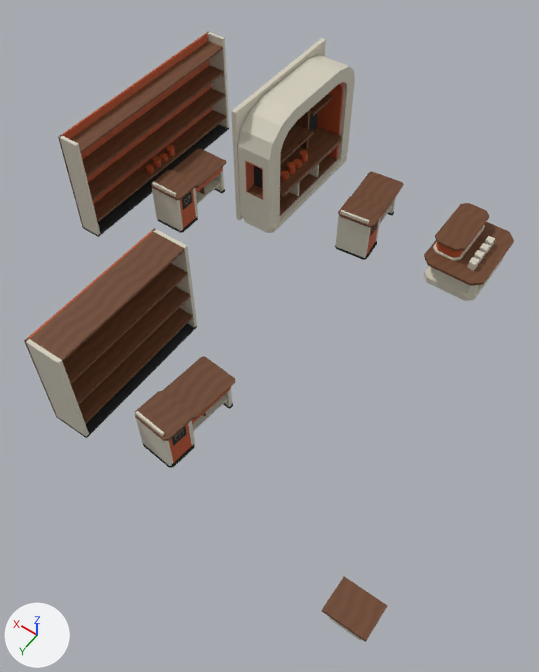
Renders of the glTF model external_packages/shopping_promenade_20261009/exports/SHOP_D09_P72_F314__fitout.glb from each side of a commit.
The view is the same before and after, from a camera (50 mm lens) standing at (-5.66, 8.57, 12.27) and looking at (-0.32, 1.1, 0.53). The lights are fixed; the arrows at lower left show +X, +Y and +Z. The picture after the commit comes second. Vertices at exactly the same position are counted once.

Objects in the first picture: 'SHOP_D09_P72_F314__fitout__dark_rubber', 'SHOP_D09_P72_F314__fitout__ivory_enamel', 'SHOP_D09_P72_F314__fitout__retail_terracotta_enamel', 'SHOP_D09_P72_F314__fitout__warm_walnut' and 1 more.
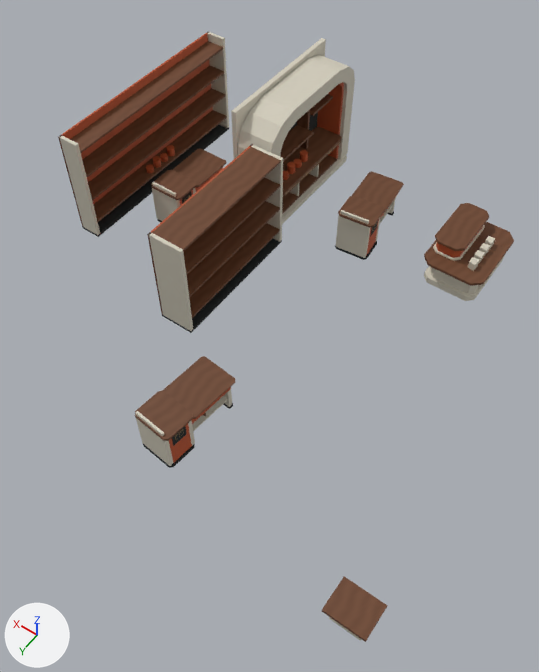
Changed parts and their boxes (x1, y1, x2, y2) in the pictures (539 x 672 px; the box of a moved part takes in the faces that stretch with it):
'SHOP_D09_P72_F314__fitout__warm_walnut', reshaped (8% narrower): before (30, 41, 514, 642); after (70, 41, 514, 642)
'SHOP_D09_P72_F314__fitout__ivory_enamel', reshaped (7% narrower): before (25, 31, 504, 641); after (58, 31, 504, 641)
'SHOP_D09_P72_F314__fitout__retail_terracotta_enamel', reshaped (7% narrower): before (24, 32, 483, 463); after (58, 32, 483, 463)
'SHOP_D09_P72_F314__fitout__dark_rubber', reshaped (8% narrower): before (56, 112, 394, 468); after (83, 112, 394, 468)
part 1 of me_shop_d09_p72_f314__fitout__dark_rubber, moved or reshaped: before (56, 323, 197, 438); after (162, 238, 282, 333)
part 2 of me_shop_d09_p72_f314__fitout__ivory_enamel, moved or reshaped: before (25, 339, 89, 436); after (148, 232, 193, 331)
part 3 of me_shop_d09_p72_f314__fitout__ivory_enamel, moved or reshaped: before (152, 228, 197, 328); after (250, 145, 283, 242)
part 4 of me_shop_d09_p72_f314__fitout__retail_terracotta_enamel, moved or reshaped: before (24, 229, 156, 416); after (147, 144, 253, 314)
part 5 of me_shop_d09_p72_f314__fitout__warm_walnut, moved or reshaped: before (79, 308, 193, 424); after (189, 223, 280, 318)
part 6 of me_shop_d09_p72_f314__fitout__warm_walnut, moved or reshaped: before (71, 286, 191, 405); after (186, 201, 280, 297)
part 7 of me_shop_d09_p72_f314__fitout__warm_walnut, moved or reshaped: before (63, 263, 188, 384); after (183, 177, 281, 275)
part 8 of me_shop_d09_p72_f314__fitout__warm_walnut, moved or reshaped: before (30, 232, 185, 362); after (152, 147, 281, 251)

Diff of the bpy script that builds the scene:
```diff
--- a/external_packages/shopping_promenade_20261009/exports/SHOP_D09_P72_F314__fitout.glb.py
+++ b/external_packages/shopping_promenade_20261009/exports/SHOP_D09_P72_F314__fitout.glb.py
@@ me_shop_d09_p72_f314__fitout__dark_rubber @@
 # used by ob_shop_d09_p72_f314__fitout__dark_rubber; location = (0.0, 0.0, 0.0)
-me_shop_d09_p72_f314__fitout__dark_rubber.from_pydata(...)  # 228 vertices, 380 faces; spans x -3.06..5.35, y -5.0..4.75, z 0.0..2.49
+me_shop_d09_p72_f314__fitout__dark_rubber.from_pydata(...)  # 228 vertices, 380 faces; spans x -3.06..5.35, y -5.0..4.32, z 0.0..2.49
+# me_shop_d09_p72_f314__fitout__dark_rubber part 1: the loose piece of 8 vertices spanning x 1.3..2.1, y 1.45..4.75, z 0.0..0.06 is moved by (0.0, -3.1, 0.0)
 me_shop_d09_p72_f314__fitout__dark_rubber.materials.append(mat_astraea_dark_rubber)
@@ me_shop_d09_p72_f314__fitout__ivory_enamel @@
 me_shop_d09_p72_f314__fitout__ivory_enamel.from_pydata(...)  # 376 vertices, 650 faces; spans x -4.8..5.35, y -5.05..4.9, z 0.0..3.0
 # used by ob_shop_d09_p72_f314__fitout__ivory_enamel; location = (0.0, 0.0, 0.0)
+# me_shop_d09_p72_f314__fitout__ivory_enamel part 2: the loose piece of 8 vertices spanning x 1.3..2.1, y 4.67..4.75, z 0.06..2.4 is moved by (0.0, -3.1, 0.0)
+# me_shop_d09_p72_f314__fitout__ivory_enamel part 3: the loose piece of 8 vertices spanning x 1.3..2.1, y 1.45..1.53, z 0.06..2.4 is moved by (0.0, -3.1, 0.0)
 me_shop_d09_p72_f314__fitout__ivory_enamel.materials.append(mat_astraea_ivory_enamel)
@@ me_shop_d09_p72_f314__fitout__retail_terracotta_enamel @@
 # used by ob_shop_d09_p72_f314__fitout__retail_terracotta_enamel; location = (0.0, 0.0, 0.0)
-me_shop_d09_p72_f314__fitout__retail_terracotta_enamel.from_pydata(...)  # 382 vertices, 692 faces; spans x -2.46..5.35, y -4.73..4.75, z 0.05..2.6
+me_shop_d09_p72_f314__fitout__retail_terracotta_enamel.from_pydata(...)  # 382 vertices, 692 faces; spans x -2.46..5.35, y -4.73..4.22, z 0.05..2.6
+# me_shop_d09_p72_f314__fitout__retail_terracotta_enamel part 4: the loose piece of 8 vertices spanning x 2.06..2.1, y 1.45..4.75, z 0.06..2.4 is moved by (0.0, -3.1, 0.0)
 me_shop_d09_p72_f314__fitout__retail_terracotta_enamel.materials.append(mat_astraea_retail_terracotta_enamel)
@@ me_shop_d09_p72_f314__fitout__warm_walnut @@
 me_shop_d09_p72_f314__fitout__warm_walnut.from_pydata(...)  # 336 vertices, 540 faces; spans x -4.9..5.31, y -4.66..5.0, z 0.15..2.49
 # used by ob_shop_d09_p72_f314__fitout__warm_walnut; location = (0.0, 0.0, 0.0)
+# me_shop_d09_p72_f314__fitout__warm_walnut part 5: the loose piece of 8 vertices spanning x 1.3..2.06, y 1.53..4.67, z 0.4..0.45 is moved by (0.0, -3.1, 0.0)
+# me_shop_d09_p72_f314__fitout__warm_walnut part 6: the loose piece of 8 vertices spanning x 1.3..2.06, y 1.53..4.67, z 1.05..1.1 is moved by (0.0, -3.1, 0.0)
+# me_shop_d09_p72_f314__fitout__warm_walnut part 7: the loose piece of 8 vertices spanning x 1.3..2.06, y 1.53..4.67, z 1.7..1.75 is moved by (0.0, -3.1, 0.0)
+# me_shop_d09_p72_f314__fitout__warm_walnut part 8: the loose piece of 8 vertices spanning x 1.3..2.06, y 1.53..4.67, z 2.35..2.4 is moved by (0.0, -3.1, 0.0)
 me_shop_d09_p72_f314__fitout__warm_walnut.materials.append(mat_astraea_warm_walnut)
```
